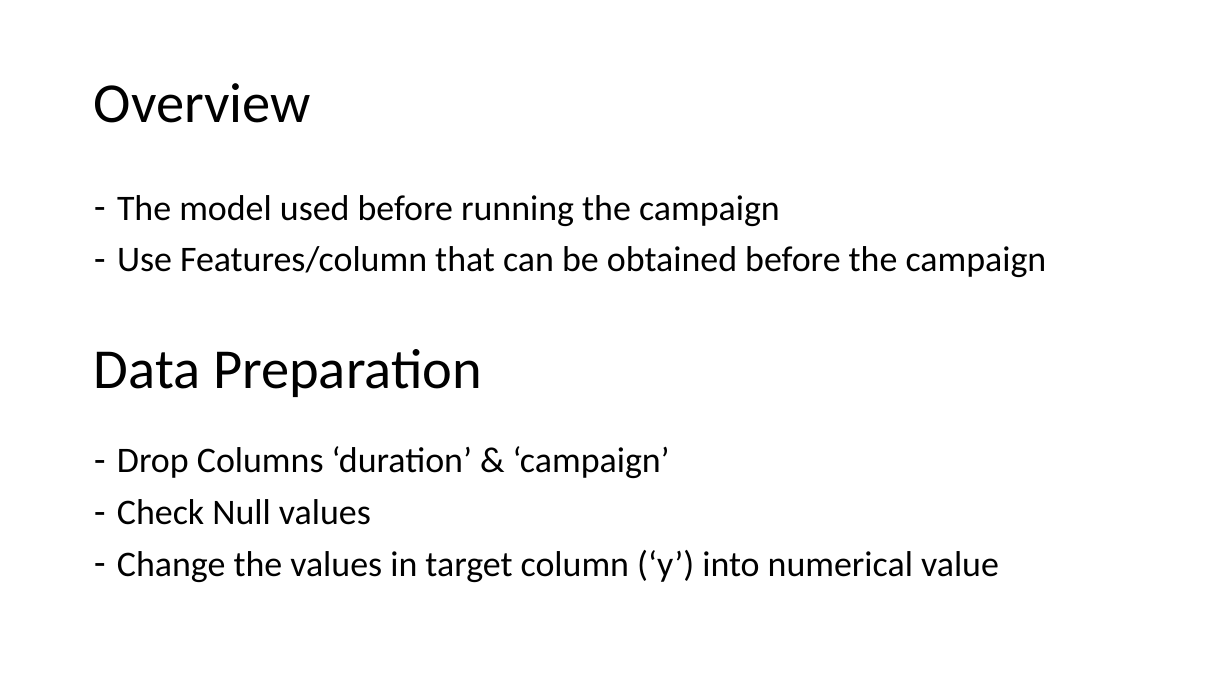
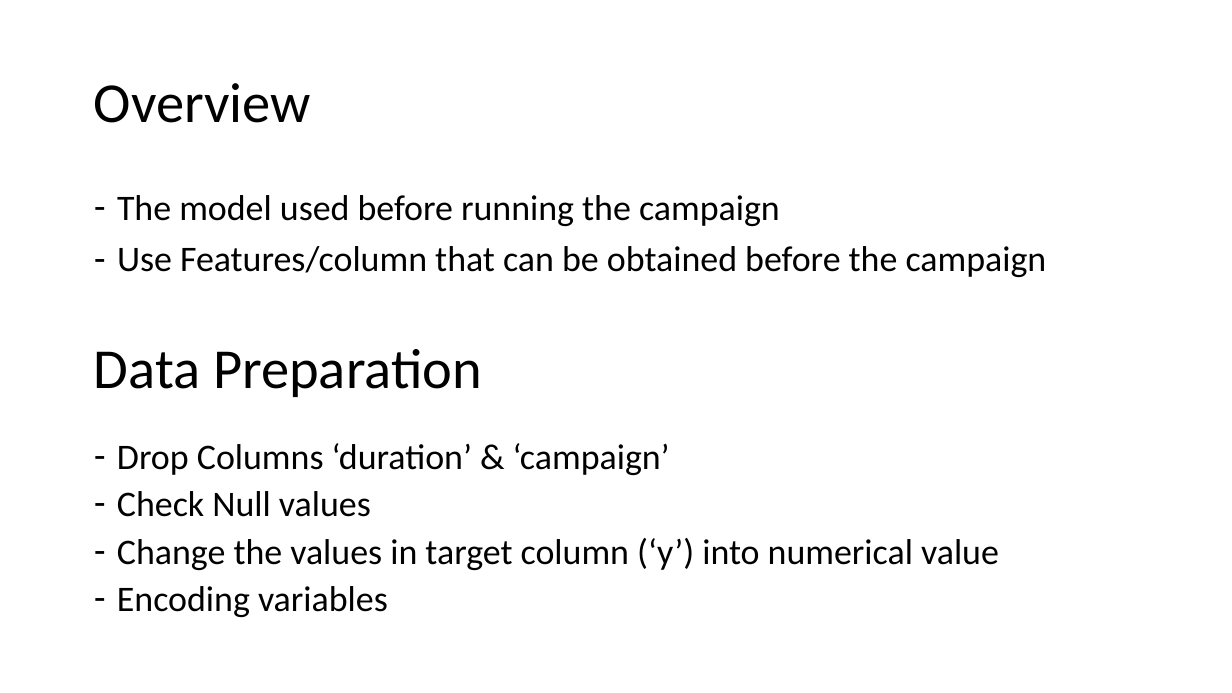
Before and after one commit to abdullahayas123/Tes-Model-Marketing-Scipy, a slide deck: slide 48 of Presentation-1.pptx (slide 45 before the commit). Drawn at 1232x693 pixels with LibreOffice and Linux fonts; fonts in the diff are those of the drawing. Boxes give left, top, right and bottom in pixels: in the first picture for what was removed or moved away, otherwise in the second. Text is boxed around its words. In the diff, an @@ line names an element or a change of style, - is before the commit and + after.

```diff
--- a/Presentation-1.pptx
+++ b/Presentation-1.pptx
@@ text at (117, 443, 999, 570): line spacing 0.9 to 0.8 @@
@@ text at (117, 586, 388, 617): paragraph added @@
+– Encoding variables
```
Also in this commit, not shown: 14 other slides changed, 4 slides added, 1 slide removed.
